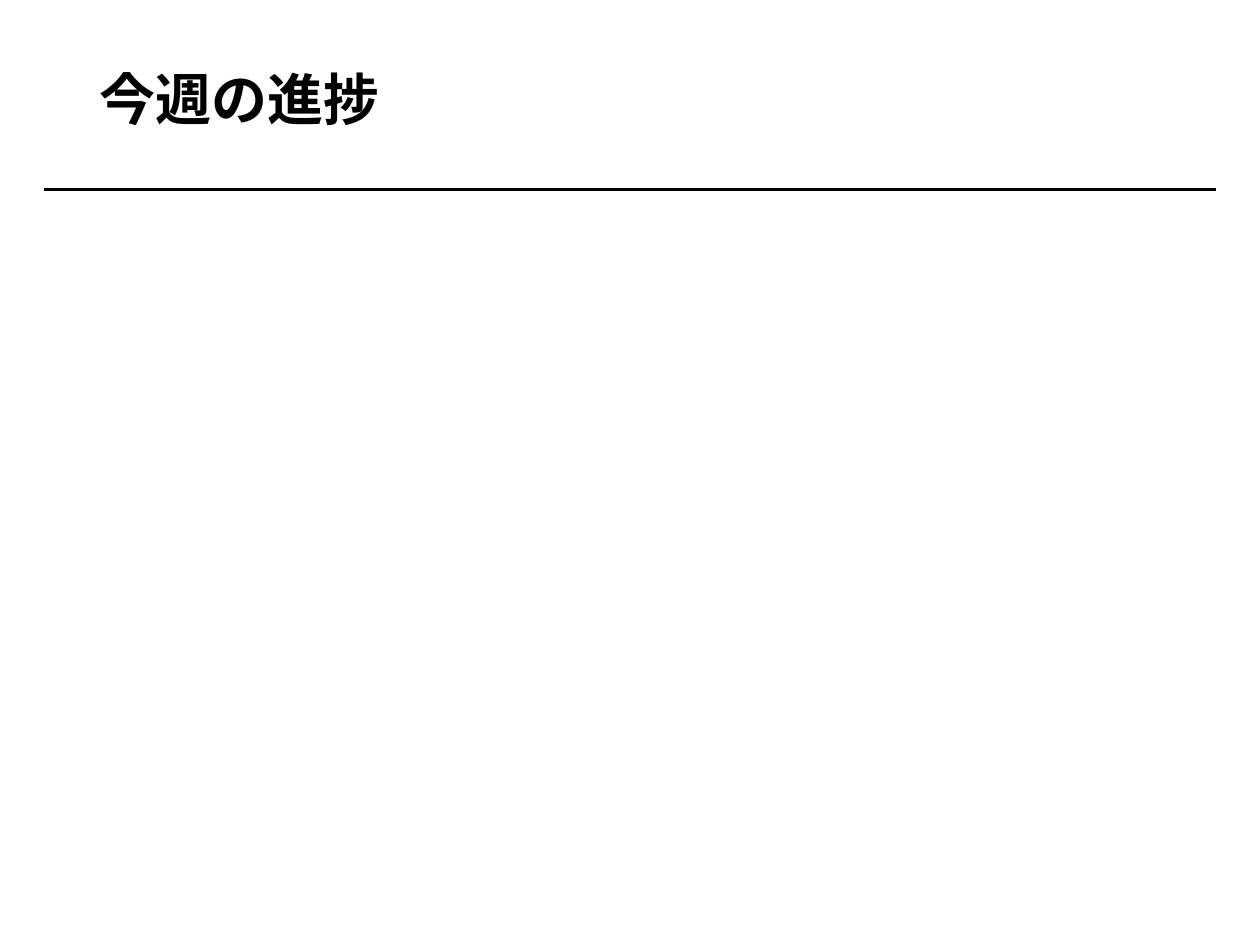
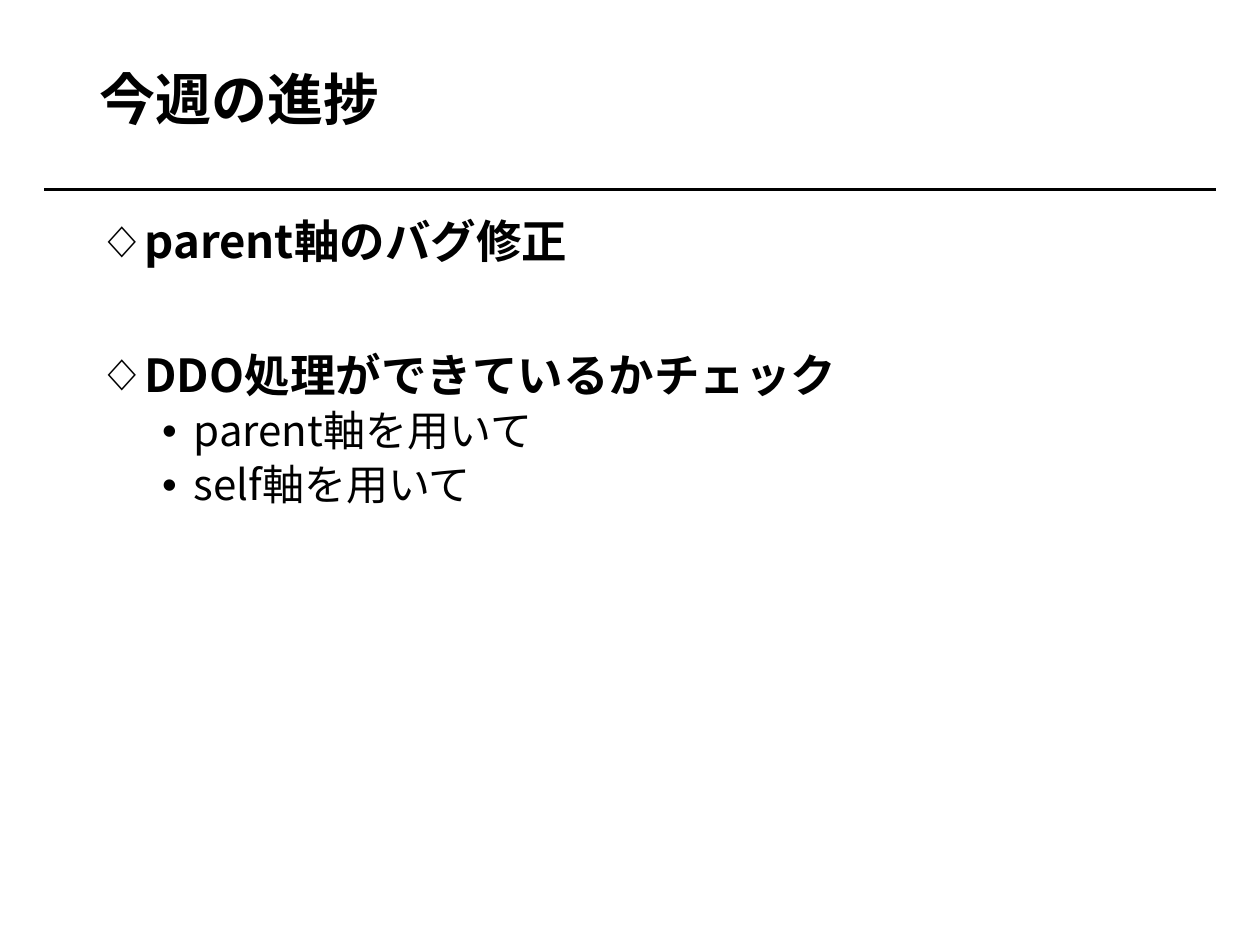
Before and after one commit to Jukibooo/XQueryZ_project, a slide deck: slide 2 of meeting/20180518.pptx. Drawn at 1260x945 pixels with LibreOffice and Linux fonts; fonts in the diff are those of the drawing. Boxes give left, top, right and bottom in pixels: in the first picture for what was removed or moved away, otherwise in the second. Text is boxed around its words. In the diff, an @@ line names an element or a change of style, - is before the commit and + after.

```diff
--- a/meeting/20180518.pptx
+++ b/meeting/20180518.pptx
@@ text added at <box>145,219,837,504</box>, 26 pt, text #000000, bold @@
+◇ parent軸のバグ修正
+◇ DDO処理ができているかチェック
+  • parent軸を用いて
+  • self軸を用いて
```
Also in this commit, not shown: 6 slides added, 1 other file.
